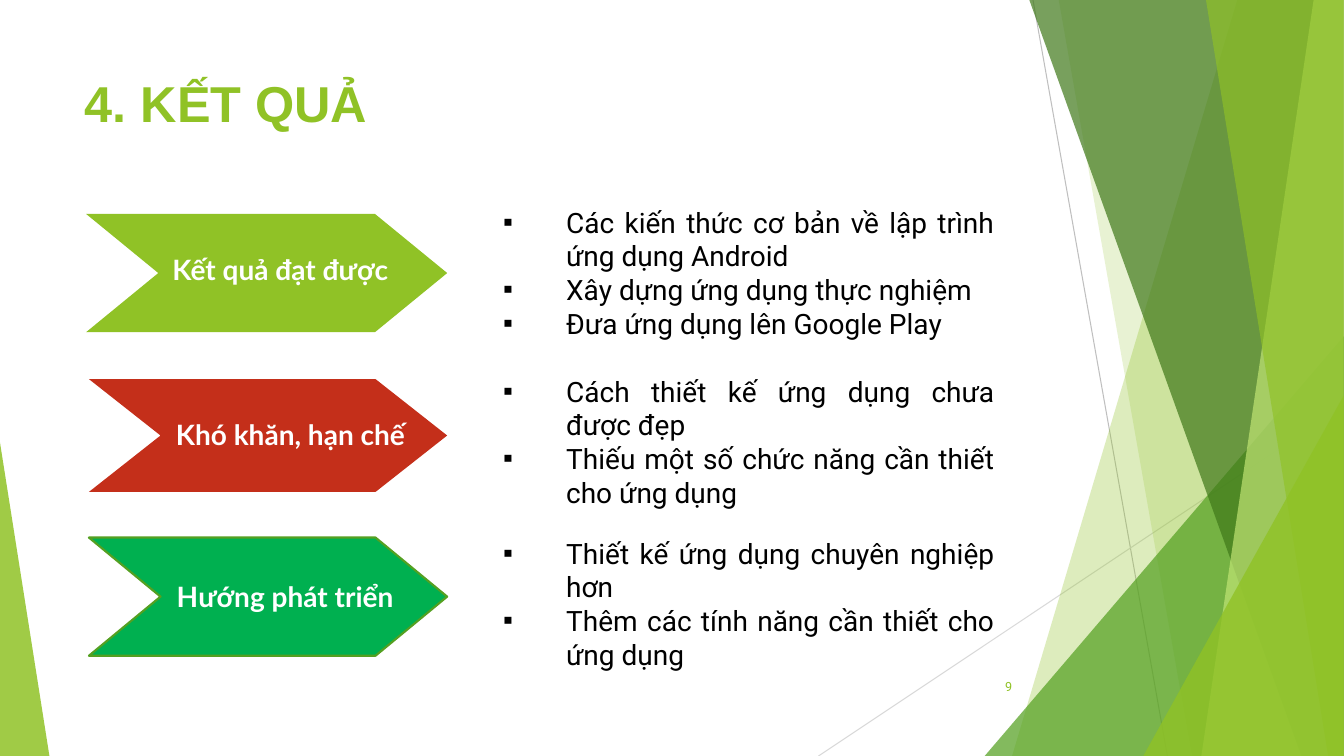
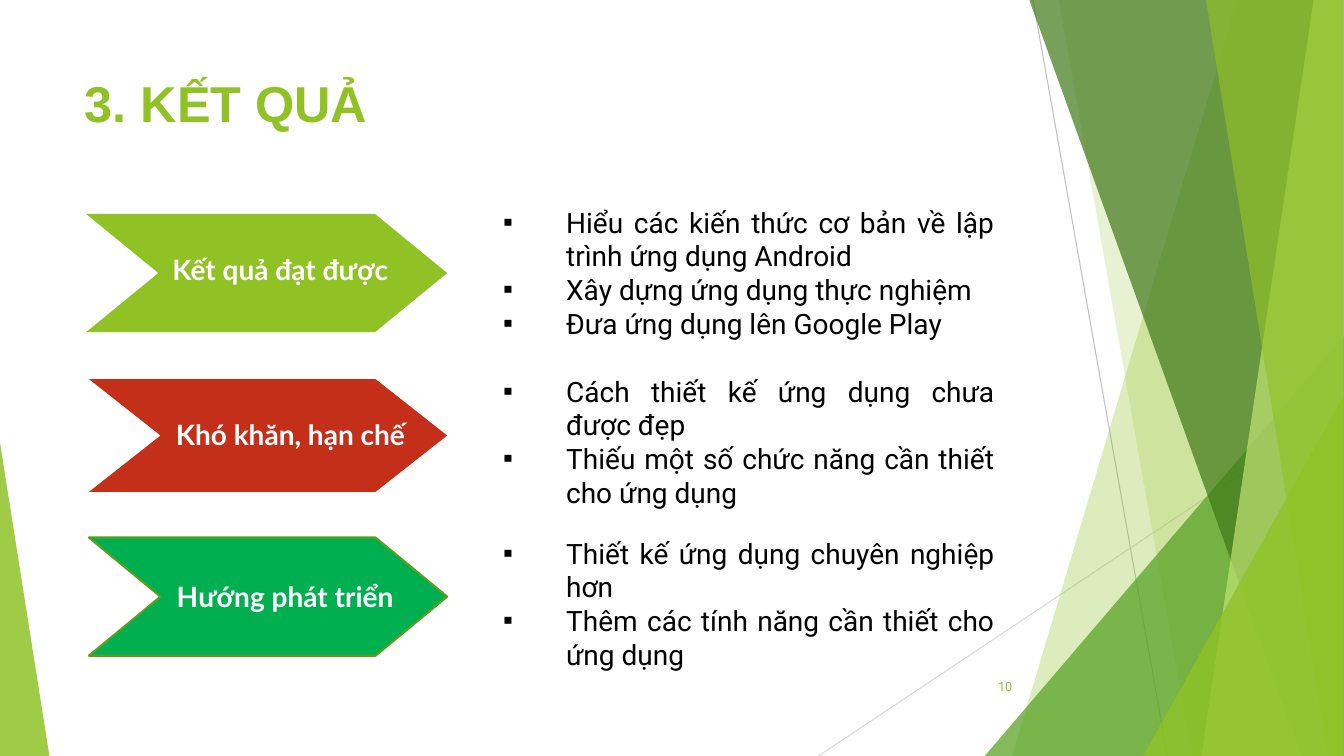
Before and after one commit to jangkyavn/BuiHoangAnh_1412101114, a slide deck: slide 10 of pp_BuiHoangAnh_1412101114.pptx (slide 9 before the commit). Drawn at 1344x756 pixels with LibreOffice and Linux fonts; fonts in the diff are those of the drawing. Boxes give left, top, right and bottom in pixels: in the first picture for what was removed or moved away, otherwise in the second. Text is boxed around its words. In the diff, an @@ line names an element or a change of style, - is before the commit and + after.

```diff
--- a/pp_BuiHoangAnh_1412101114.pptx
+++ b/pp_BuiHoangAnh_1412101114.pptx
@@ title at [85,82,367,132]: text changed @@
-4. KẾT QUẢ
+3. KẾT QUẢ
@@ text at [566,209,994,272]: text changed @@
-▪ Các kiến thức cơ bản về lập trình ứng dụng Android
+▪ Hiểu các kiến thức cơ bản về lập trình ứng dụng Android
@@ page number at [998,682,1012,691]: text changed @@
-9
+10
```
Also in this commit, not shown: 6 other slides changed, 2 slides added, 1 slide removed, 19 other files.
